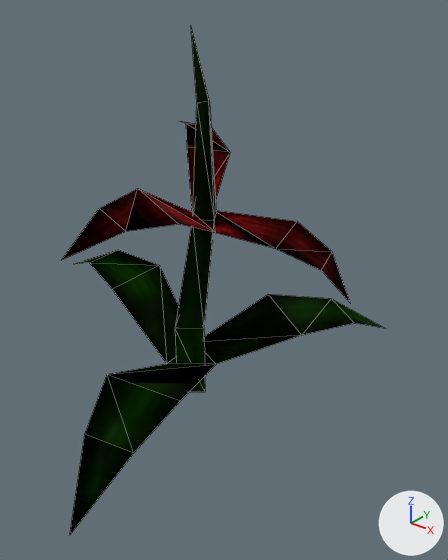
An edit to the glTF model assets/models/ITPL_HEALTH_HERB_02.glb, drawn before and after from the same camera.
One viewpoint serves both versions: a camera (50 mm lens) standing at (0.471, -0.557, 0.537) and looking at (0.015, 0.013, 0.183). Every picture has the same lights, and +X, +Y and +Z are marked at lower right. Mesh edges are drawn as thin lines. Vertices at the same position are counted once.
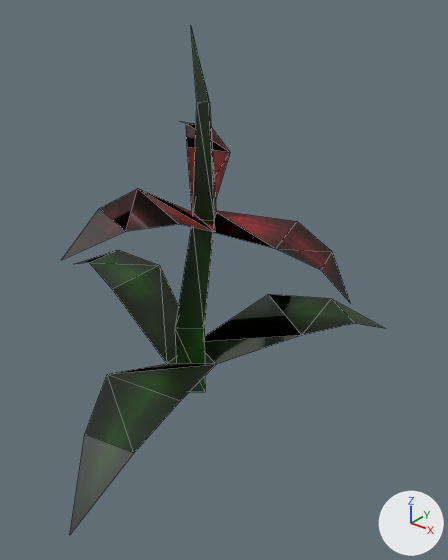
The change, as a diff of the scene's bpy script:
```diff
--- a/assets/models/ITPL_HEALTH_HERB_02.glb.py
+++ b/assets/models/ITPL_HEALTH_HERB_02.glb.py
@@ img_itfood_1 @@
+img_itfood_1 = load_image('ItFood', '_unpacked/ItFood', 256, 256, 'sRGB')
@@ mat_itfood @@
 mat_itfood = principled_material('ITFOOD')
-mat_itfood.texture = img_itfood
-mat_itfood.metallic = 1.0
-mat_itfood.roughness = 1.0
+mat_itfood.texture = img_itfood_1
@@ mat_itfo_lakomy_wines @@
 mat_itfo_lakomy_wines.texture = img_itfo_lakomy_wines
-mat_itfo_lakomy_wines.metallic = 1.0
-mat_itfo_lakomy_wines.roughness = 1.0
@@ me_mesh @@
 me_mesh.from_pydata(...)  # 49 vertices, 53 faces; spans x -0.337..0.172, y -0.298..0.246, z 0.001..0.49
 # used by ob_mesh; location = (0.0, 0.0, 0.0)
+# me_mesh part 1: all 2 faces centred in x 0.037..0.051, y -0.248..-0.167, z 0.065..0.096 are now shaded flat
+# me_mesh part 2: the 1 face centred in x -0.186, y 0.013, z 0.136 is now shaded flat
+# me_mesh part 3: the 1 face centred in x -0.016, y 0.028, z 0.294 is now shaded flat
+# me_mesh part 4: the 1 face centred in x 0.132, y 0.03, z 0.242 is now shaded flat
 me_mesh.materials.append(mat_itfood)
```

Location of each change, [x1, y1, x2, y2] in pixels of the pictures (448 x 560 px):
'Mesh', surface changed, shading changed: [62, 31, 382, 534] in both
part 1 of me_mesh, shading changed: [70, 374, 180, 534] in both
part 2 of me_mesh, shading changed: [90, 263, 159, 289] in both
part 3 of me_mesh, shading changed: [192, 153, 230, 212] in both
part 4 of me_mesh, shading changed: [277, 249, 332, 270] in both
